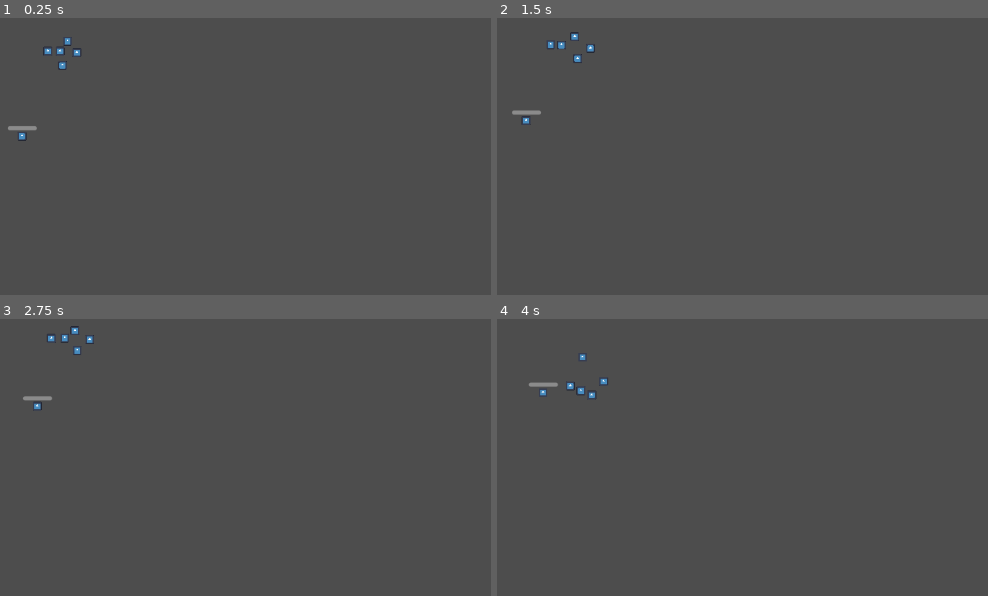
Above: before the commit, frames 1-4 (two rows, left to right).
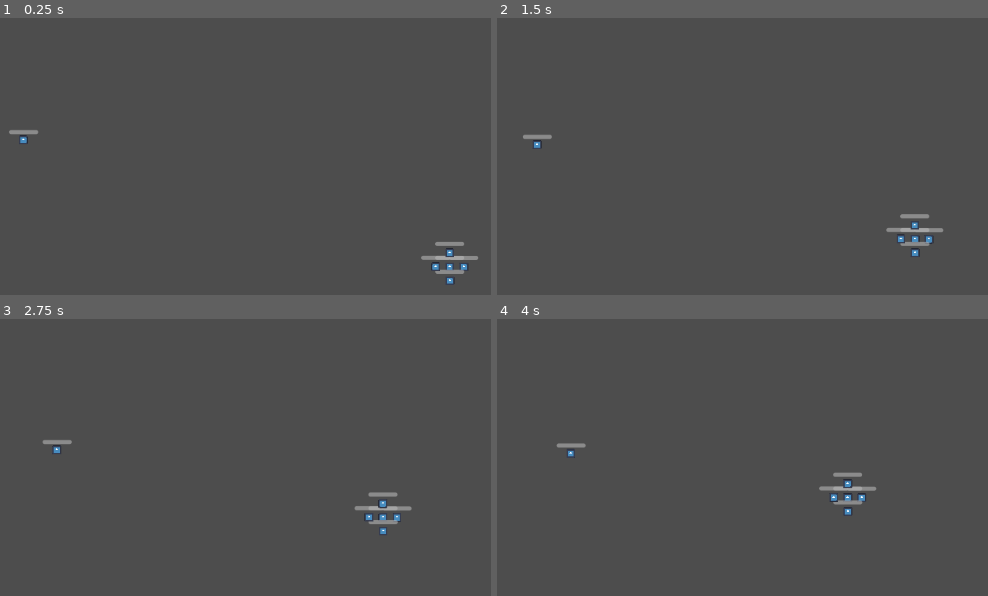
Above: after the commit, the same moments.

Repository: lm98/team-survival
Game: Godot game, scene res://scenes/game.tscn
The game is run twice, just before and just after one commit, with the same random seed, the same clock (stepped at 60 frames per second) and the same inputs. The engine's default icon, where the game draws it, is replaced by a stand-in: a white triangle on a blue panel in a dark square.
Inputs (mouse positions are in pixels of both pictures, inside the frame that each line leads up to):
- Up to frame 1 (0.25 s): no input
- Up to frame 2 (1.5 s): move the mouse to (767, 48) at 0.52 s; click (767, 48) at 0.6 s; move the mouse to (outside the picture) at 1.27 s; click (outside the picture) at 1.35 s
- Up to frame 3 (2.75 s): move the mouse to (outside the picture) at 2.02 s; click (outside the picture) at 2.1 s
- Up to frame 4 (4 s): move the mouse to (551, 463) at 2.77 s; click (551, 463) at 2.85 s; move the mouse to (830, 440) at 3.52 s; click (830, 440) at 3.6 s

The runs differ from the first frame. In frame 1, 0.9% of the frame differs, in the area x 1-98%, y 6-97%; in frame 2, 1.0%; in frame 3, 1.0%, in the area x 4-84%, y 2-78%; in frame 4, 1.0%.

Commit message:
feat: add death

Diff:
--- a/scenes/enemy.tscn
+++ b/scenes/enemy.tscn
@@ -10,6 +10,7 @@
 [sub_resource type="CircleShape2D" id="CircleShape2D_38v0m"]
 
 [node name="Enemy" type="CharacterBody2D"]
+collision_layer = 5
 script = ExtResource("1_yam6n")
 
 [node name="Icon" type="Sprite2D" parent="."]
--- a/scenes/player_team.tscn
+++ b/scenes/player_team.tscn
@@ -1,7 +1,6 @@
-[gd_scene load_steps=4 format=3 uid="uid://dnm0gyvqhxihe"]
+[gd_scene load_steps=3 format=3 uid="uid://dnm0gyvqhxihe"]
 
 [ext_resource type="Script" path="res://scripts/player_team.gd" id="1_0yh88"]
-[ext_resource type="PackedScene" uid="uid://b6nfxj6hr8867" path="res://scenes/team_member.tscn" id="1_270gj"]
 
 [sub_resource type="CircleShape2D" id="CircleShape2D_ju3rd"]
 
@@ -27,26 +26,3 @@
 
 [node name="SpawnPoint-5" type="Node2D" parent="SpawningShape"]
 position = Vector2(0, -10)
-
-[node name="TestPlayer-1" parent="." instance=ExtResource("1_270gj")]
-unique_name_in_owner = true
-speed = 100
-
-[node name="TestPlayer-2" parent="." instance=ExtResource("1_270gj")]
-unique_name_in_owner = true
-position = Vector2(20, 0)
-speed = 80
-
-[node name="TestPlayer-3" parent="." instance=ExtResource("1_270gj")]
-unique_name_in_owner = true
-position = Vector2(0, 20)
-speed = 85
-
-[node name="TestPlayer-4" parent="." instance=ExtResource("1_270gj")]
-unique_name_in_owner = true
-position = Vector2(-20, 0)
-speed = 90
-
-[node name="TestPlayer-5" parent="." instance=ExtResource("1_270gj")]
-unique_name_in_owner = true
-position = Vector2(0, -20)
--- a/scenes/team_member.tscn
+++ b/scenes/team_member.tscn
@@ -1,10 +1,13 @@
-[gd_scene load_steps=4 format=3 uid="uid://b6nfxj6hr8867"]
+[gd_scene load_steps=6 format=3 uid="uid://b6nfxj6hr8867"]
 
 [ext_resource type="Script" path="res://scripts/team_member.gd" id="1_c6x2y"]
 [ext_resource type="Texture2D" uid="uid://dntcraeinvwhf" path="res://icon.svg" id="2_2h58l"]
+[ext_resource type="PackedScene" uid="uid://bj6kr4ty7c8f3" path="res://scenes/health_component.tscn" id="3_kj3eh"]
 
 [sub_resource type="RectangleShape2D" id="RectangleShape2D_hvxdq"]
 size = Vector2(14, 14)
+
+[sub_resource type="CircleShape2D" id="CircleShape2D_j1uxt"]
 
 [node name="TeamMember" type="CharacterBody2D"]
 collision_layer = 3
@@ -17,3 +20,17 @@
 position = Vector2(1.19209e-07, -2.38419e-07)
 scale = Vector2(0.1, 0.1)
 texture = ExtResource("2_2h58l")
+
+[node name="HealthComponent" parent="." instance=ExtResource("3_kj3eh")]
+position = Vector2(0, -10)
+health = 30
+
+[node name="HurtBox" type="Area2D" parent="."]
+collision_layer = 0
+collision_mask = 4
+
+[node name="CollisionShape2D" type="CollisionShape2D" parent="HurtBox"]
+shape = SubResource("CircleShape2D_j1uxt")
+
+[connection signal="health_depleted" from="HealthComponent" to="." method="_on_health_component_health_depleted"]
+[connection signal="body_entered" from="HurtBox" to="." method="_on_hurt_box_body_entered"]
--- a/scripts/enemy.gd
+++ b/scripts/enemy.gd
@@ -18,8 +18,8 @@
 	velocity = direction * speed
 	move_and_slide()
 
+func _on_health_component_health_depleted():
+	queue_free()
+
 func _on_hitbox_body_entered(body):
 	health_component.take_damage(10)
-
-func _on_health_component_health_depleted():
-	queue_free()
--- a/scripts/health_component.gd
+++ b/scripts/health_component.gd
@@ -15,7 +15,6 @@
 
 func take_damage(amount: int):
 	set_health(health - amount)
-	print("You took\t" + str(amount) + "\tdamage! Accura Picciott")
 
 func _ready():
 	health_bar.max_value = health
--- a/scripts/player_team.gd
+++ b/scripts/player_team.gd
@@ -16,16 +16,32 @@
 	return members.erase(index)
 
 func remove_member(member: TeamMember):
-	if members.has(member):
-		var index = members.find_key(member)
+	var index = members.find_key(member)
+	if index != null:
 		remove_member_by_index(index)
 
 func create_test_team():
-	var p1 = %"TestPlayer-1"
-	var p2 = %"TestPlayer-2"
-	var p3 = %"TestPlayer-3"
-	var p4 = %"TestPlayer-4"
-	var p5 = %"TestPlayer-5"
+	const TEST_PLAYER = preload("res://scenes/team_member.tscn")
+	var p1 = TEST_PLAYER.instantiate()
+	p1.global_position = spawn_points[0].global_position
+	p1.connect("member_died", on_member_death)
+	add_child(p1)
+	var p2 = TEST_PLAYER.instantiate()
+	p2.global_position = spawn_points[1].global_position
+	p2.connect("member_died", on_member_death)
+	add_child(p2)
+	var p3 = TEST_PLAYER.instantiate()
+	p3.global_position = spawn_points[2].global_position
+	p3.connect("member_died", on_member_death)
+	add_child(p3)
+	var p4 = TEST_PLAYER.instantiate()
+	p4.global_position = spawn_points[3].global_position
+	p4.connect("member_died", on_member_death)
+	add_child(p4)
+	var p5 = TEST_PLAYER.instantiate()
+	p5.global_position = spawn_points[4].global_position
+	p5.connect("member_died", on_member_death)
+	add_child(p5)
 
 	add_member(p1)
 	add_member(p2)
@@ -47,3 +63,6 @@
 				i += 1
 			else:
 				break
+
+func on_member_death(member: TeamMember):
+	remove_member(member)
--- a/scripts/team_member.gd
+++ b/scripts/team_member.gd
@@ -1,8 +1,10 @@
 class_name TeamMember extends CharacterBody2D
 
+signal member_died(member)
 @export var speed: int = 50
 var click_position: Vector2 = global_position
 var target_position: Vector2 = global_position
+@onready var health_component = $HealthComponent
 
 func _physics_process(_delta):
 	target_position = (click_position - global_position).normalized()
@@ -11,3 +13,10 @@
 
 func move_to_target(target: Vector2):
 	click_position = target
+
+func _on_health_component_health_depleted():
+	member_died.emit(self)
+	queue_free()
+
+func _on_hurt_box_body_entered(body):
+	health_component.take_damage(10)
